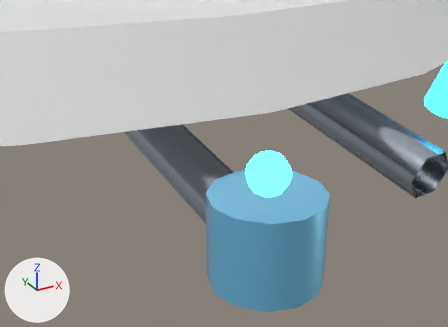
One commit to the glTF model public/models/buildings/desal-T2.glb: the scene before it, then after it.
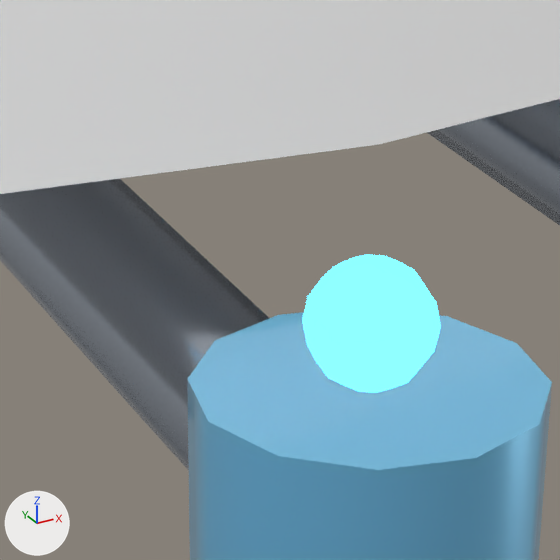
There are two pictures of each version: one from a 50 mm lens placed at (-0.988, -3.399, 0.956), pointed at (-0.293, -2.136, 0.324), one close up on the part from 32% to 74% of the width and 19% to 78% of the height. The lights are fixed; the arrows at lower left show +X, +Y and +Z. The first two pictures are the older version. Where no turn or scale is listed for an object, it has been applied to the vertices.
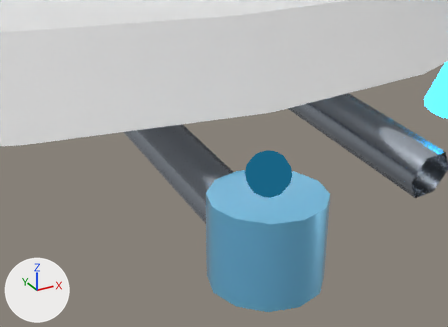
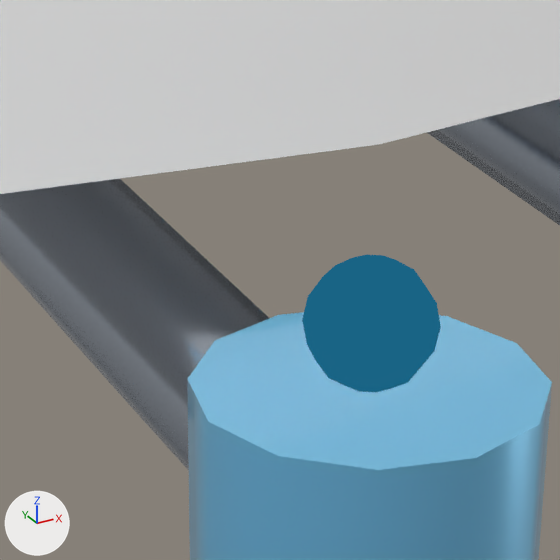
The change, as a list of edits to the scene's bpy script:
```text
Change mat_material_9:
    where n0 = _N.new('ShaderNodeEmission'); n0.name = 'Emission'
    n0.inputs[0].default_value: (0.277, 3.562, 6.571, 1.0) -> (0.00989, 0.127, 0.235, 1.0)  # 'Color', cyan #90ffff -> 'Color', blue #196485
```

Boxes [x1, y1, x2, y2] around the edits, measured in the close-ups (560 x 560 px):
'Mesh_65', recoloured (cyan to blue)
    both: [302, 255, 441, 392]
